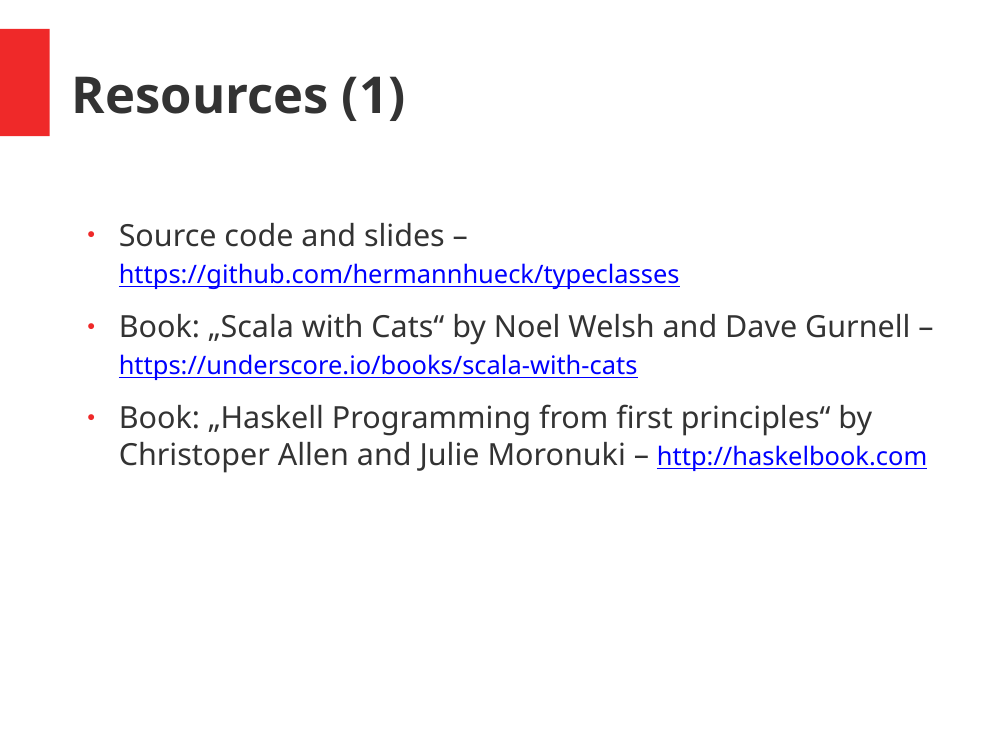
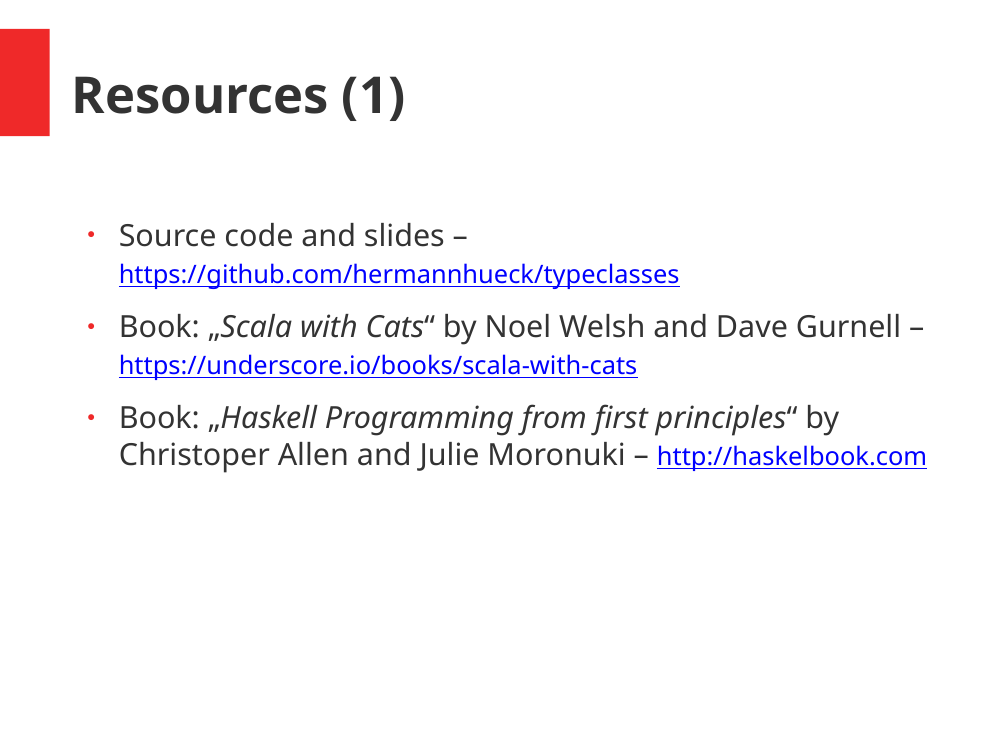
Before and after one commit to hermannhueck/typeclasses, a slide deck: slide 44 of Slides/TypeClasses.pptx (slide 43 before the commit). Drawn at 1008x756 pixels with LibreOffice and Linux fonts; fonts in the diff are those of the drawing. Boxes give left, top, right and bottom in pixels: in the first picture for what was removed or moved away, otherwise in the second. Text is boxed around its words. In the diff, an @@ line names an element or a change of style, - is before the commit and + after.

```diff
--- a/Slides/TypeClasses.pptx
+++ b/Slides/TypeClasses.pptx
@@ text at box(119, 314, 927, 473): italic on in "„Scala with Cats“", "„Haskell Programming from first principles“" @@
```
Also in this commit, not shown: 4 other slides changed, 1 slide added, 1 other file.
